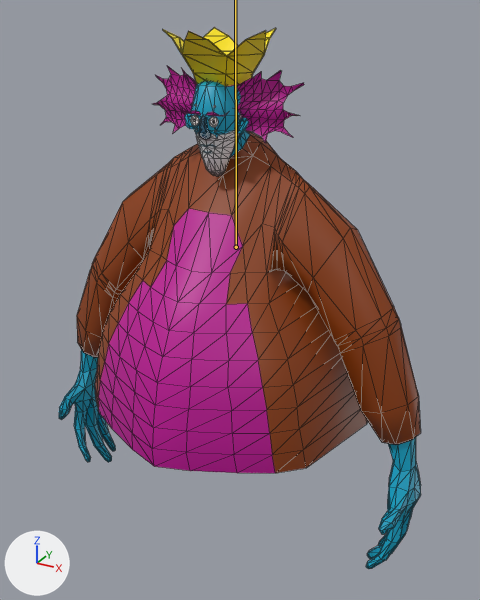
A saved change to the glTF model Meshes/SM_King.glb.
The view is the same before and after, from a 50 mm lens placed at (0.663, -1.188, 0.83), pointed at (0.019, -0.018, 0.245). The lights are fixed; the arrows at lower left show +X, +Y and +Z. Both versions are drawn at frame 24 of the action 'A_Idle'; the numbers are the values there. The bones that change are drawn over the model as lines. Mesh edges are drawn as thin lines.

In view in the first picture: 'SM_Crown', 'SM_King'.
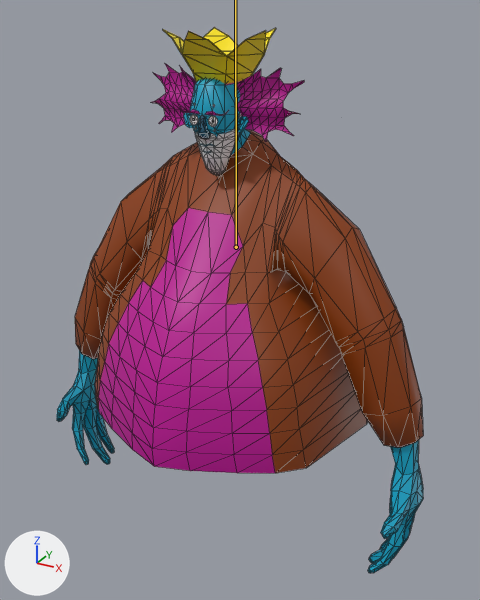
Where the change shows, as pixel boxes (x1, y1, x2, y2) in the pictures (480 x 600 px):
'SM_King', posed: before (59, 66, 421, 569); after (57, 64, 423, 573)

The change in detail:
Bone 'Chest' (bone_chest) is rescaled from (1.02, 1.02, 1.02) to (1.03, 1.03, 1.03).
